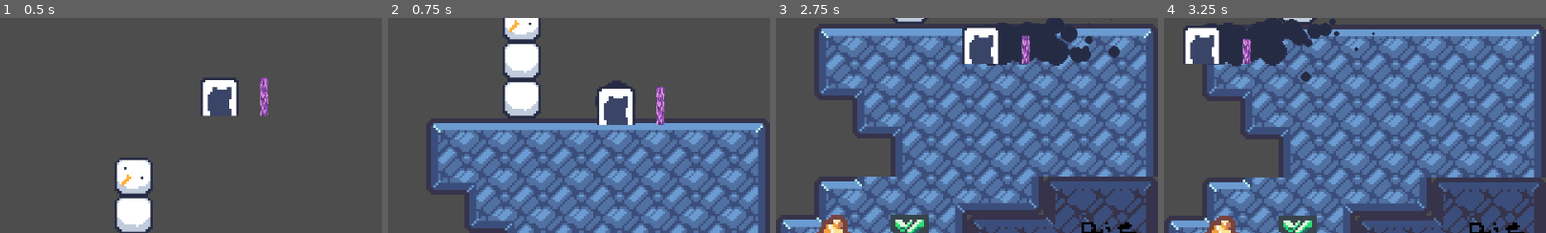
Above: before the commit, frames 1-4 (left to right).
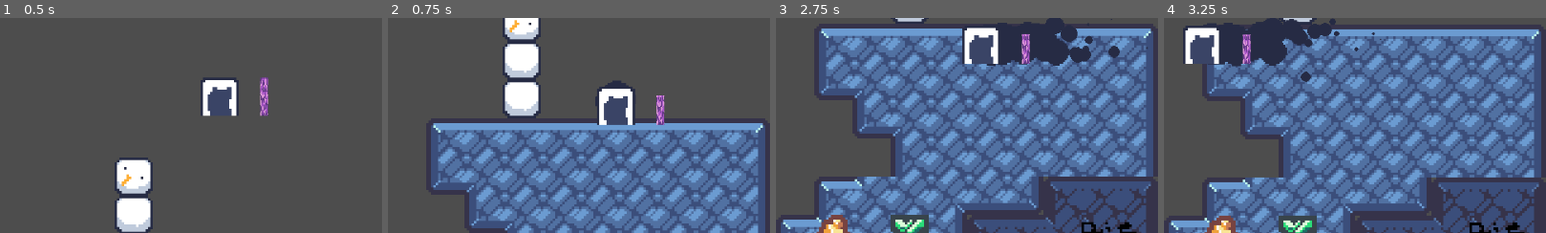
Above: after the commit, the same moments.

Repository: Ninesliced/ludumdare-57
Game: Godot game, scene res://scenes/main.tscn
Two runs of this game, one before a commit and one after it. Both use one fixed random seed, a clock stepped at 60 frames per second and the inputs below. The engine's default icon, where the game draws it, is replaced by a stand-in: a white triangle on a blue panel in a dark square.
Inputs (mouse positions are % of the whole screen's width and height, from its top left):
- Up to frame 1 (0.5 s): no input
- Up to frame 2 (0.75 s): move the mouse to (72, 45) at 0.52 s; hold D (right) from 0.53 s (still down); hold J (burrow) from 0.53 s (still down); click (72, 45) at 0.67 s
- Up to frame 3 (2.75 s): tap Space (jump) at 0.77 s; release D (right) at 1.25 s; release J (burrow) at 1.25 s; drag from (30, 55) to (68, 90) at 1.27 s; tap Enter at 2 s; move the mouse to (60, 28) at 2.02 s; hold A (left) from 2.03 s (still down); hold Right mouse button (right_click) from 2.03 s (still down)
- Up to frame 4 (3.25 s): release A (left) at 2.75 s; release Right mouse button (right_click) at 2.75 s; drag from (45, 70) to (57, 94) at 2.77 s
The pictures show only the part of the screen within x 50-100%, y 44-94%; the shares and areas given below are measured in that part.

Frame 1 is identical in both runs. In frame 2, less than 0.1% of the frame differs, in the area x 70-73%, y 32-36%; in frame 3, less than 0.1%; in frame 4, less than 0.1%.

Commit message:
Update stamina component settings

Diff:
--- a/scenes/entities/player/components/stamina_component.gd
+++ b/scenes/entities/player/components/stamina_component.gd
@@ -10,9 +10,9 @@
 @export var stamina: float = 100.0
 @export var max_stamina: float = 100.0
 
-@export var stamina_recovery_rate: float = 40
-@export var stamina_on_use_cost: float = 25
-@export var stamina_cost: float = 15
+@export var stamina_recovery_rate: float = 10
+@export var stamina_on_use_cost: float = 30
+@export var stamina_cost: float = 0
 
 
 func consume_stamina(amount: float) -> void:
